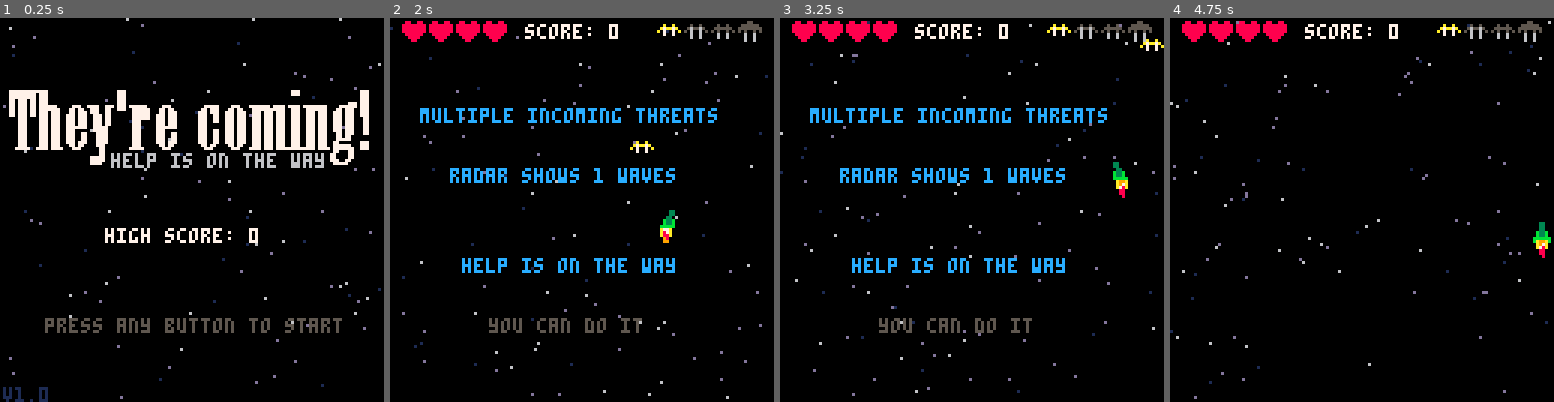
Above: before the commit, frames 1-4 (left to right).
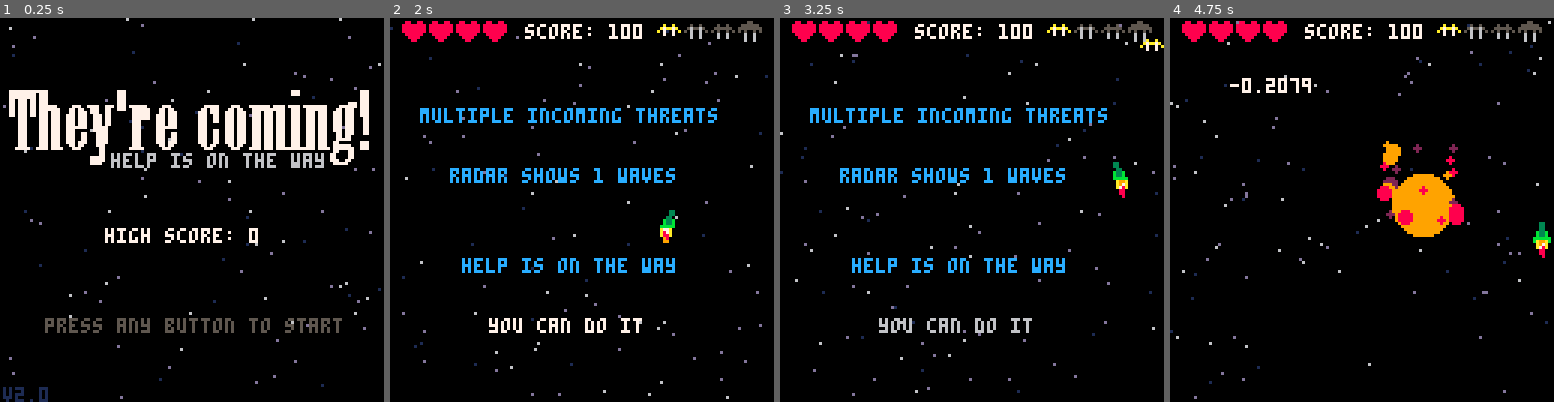
Above: after the commit, the same moments.

Repository: mathyousee/theyre-coming-p8
Game: PICO-8 cartridge theyrecoming.p8
Same seed, same stepped clock (60 frames per second), same inputs: the game is played once before the commit and once after it.
Inputs:
- Up to frame 1 (0.25 s): no input
- Up to frame 2 (2 s): tap X (X key) at 0.33, 1.07, 1.85 s; tap O (Z key) at 0.7, 1.7 s; hold Right from 1.6 s (still down)
- Up to frame 3 (3.25 s): release Right at 2.1 s; tap O (Z key) at 2.1, 2.5, 2.9 s; hold Up 2.15-2.42 s; hold Right 2.47-3.03 s; tap X (X key) at 2.97 s; hold Left from 3.08 s (still down)
- Up to frame 4 (4.75 s): tap O (Z key) every 0.4 s from 3.3 to 4.5 s; release Left at 3.58 s; hold Down 3.63-3.97 s; hold Right 4.02-4.68 s; tap X (X key) at 4.08 s; hold Up from 4.73 s (still down)

The runs differ from the first frame. In frame 1, less than 0.1% of the frame differs, in the area x 3-7%, y 96-100%; in frame 2, 0.9%; in frame 3, 0.8%; in frame 4, 3.5%, in the area x 15-77%, y 1-58%.

Commit message:
updated enemy dx code

Diff:
--- a/theyrecoming.p8
+++ b/theyrecoming.p8
@@ -13,7 +13,7 @@
 function _init()
  _update=update_splash
  _draw=draw_splash
- version="v1.0"
+ version="v2.0"
  music(0)
  cartdata("usee_theyrecoming")
  highscore=dget(0)
@@ -60,9 +60,10 @@
  if lleft>0 then
   nextenemy=30
   levelcountdown=120
+  spawnboss()
  else
-  --init boss
-  spawnboss()
+  --battle the boss
+  boss.hidden=false
   levelcountdown=100
  end
  --mytest=mkobj({s=pw.s,x=p.x,y=p.y})
@@ -278,17 +279,17 @@
  local sprs=myspr.s
  local sprx=myspr.x
  local spry=myspr.y
- if myspr.boss then
-  spr(sprs,sprx,spry,8,2)
- else
-  spr(sprs,sprx,spry)
- end
-
+	if (not myspr.hidden) then
+	 if myspr.boss then
+	  spr(sprs,sprx,spry,8,2)
+	 else
+	  spr(sprs,sprx,spry)
+	 end
+ end
 end
 
 function pathfind(thing)
- --entype 2 - dxdy at player
- --entype 3 -
+
 end
 
 function move(thing)
@@ -353,9 +354,10 @@
    local newenemy=etypes[myrand]
    add(enemies,
     {
-     x=rnd(120),
+     x=rnd(120)+4,
      y=-10,
-     dx=sin(t/horiz)*(newenemy.dx+lsm),
+--     dx=sin(t/horiz)*(newenemy.dx+lsm),
+     dx=boss.dx,
      dy=newenemy.dy+lsm,
      s=newenemy.s,
      sw=newenemy.sw,
@@ -389,7 +391,8 @@
    can=1,
    t=1,
    tx=0,
-   boss=true
+   boss=true,
+   hidden=true
   }
 
   add(enemies,
